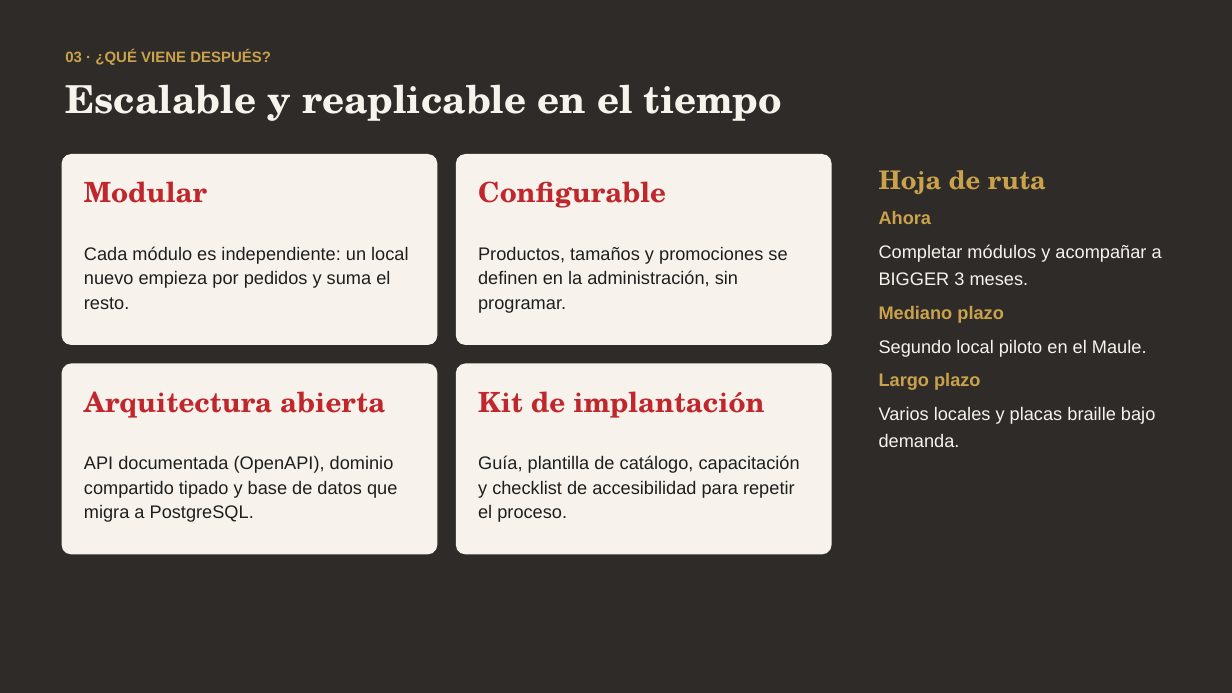
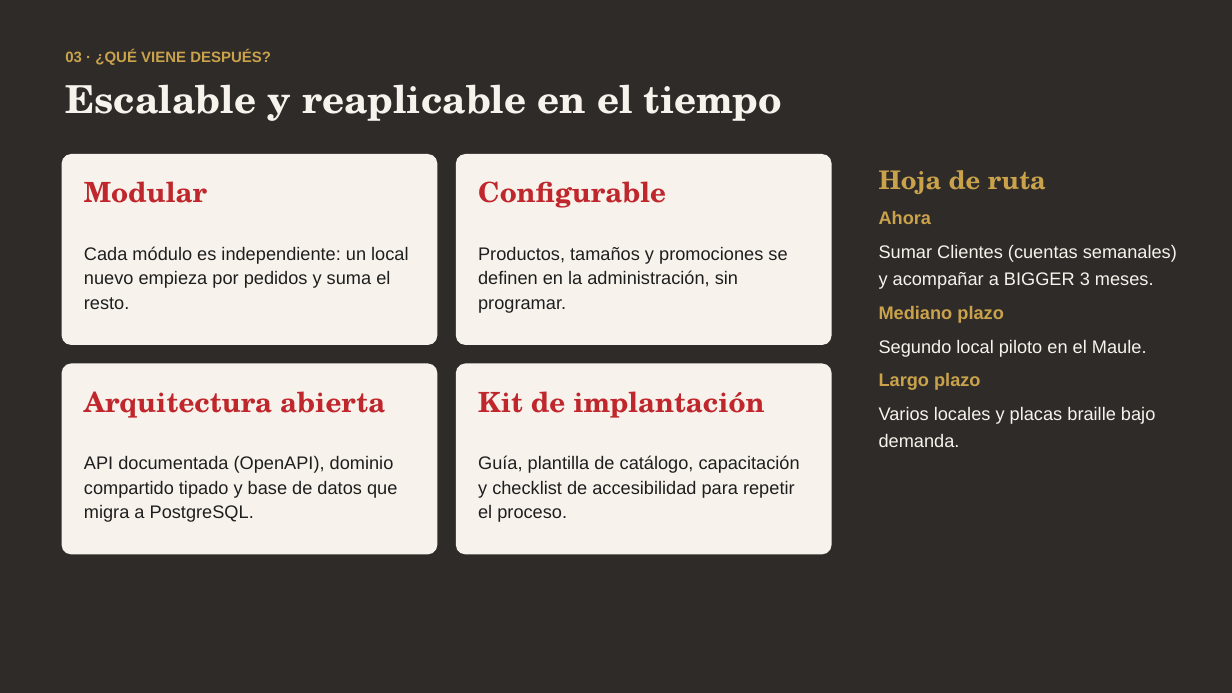
Before and after one commit to BenjajaDev/BIGGER-AGIL, a slide deck: slide 11 of docs/entrega-er3/Presentacion_Final_ER3_BIGGER.pptx. Drawn at 1232x693 pixels with LibreOffice and Linux fonts; fonts in the diff are those of the drawing. Boxes give left, top, right and bottom in pixels: in the first picture for what was removed or moved away, otherwise in the second. Text is boxed around its words. In the diff, an @@ line names an element or a change of style, - is before the commit and + after.

Commit message:
feat(mesas): QR por mesa con token no adivinable y nombre de la mesa en la carta; documentos al día
Cada mesa tiene su QR (144 bits aleatorios, regenerable) que abre la carta mostrando «Estás en la Mesa N»; pantalla para imprimirlos en Configuración (migración 0009). Informe y presentación regenerados con los módulos terminados.

```diff
--- a/docs/entrega-er3/Presentacion_Final_ER3_BIGGER.pptx
+++ b/docs/entrega-er3/Presentacion_Final_ER3_BIGGER.pptx
@@ text at (879, 245, 1177, 289): text changed @@
-Completar módulos y acompañar a BIGGER 3 meses.
+Sumar Clientes (cuentas semanales) y acompañar a BIGGER 3 meses.
```
Also in this commit, not shown: 23 other files.
